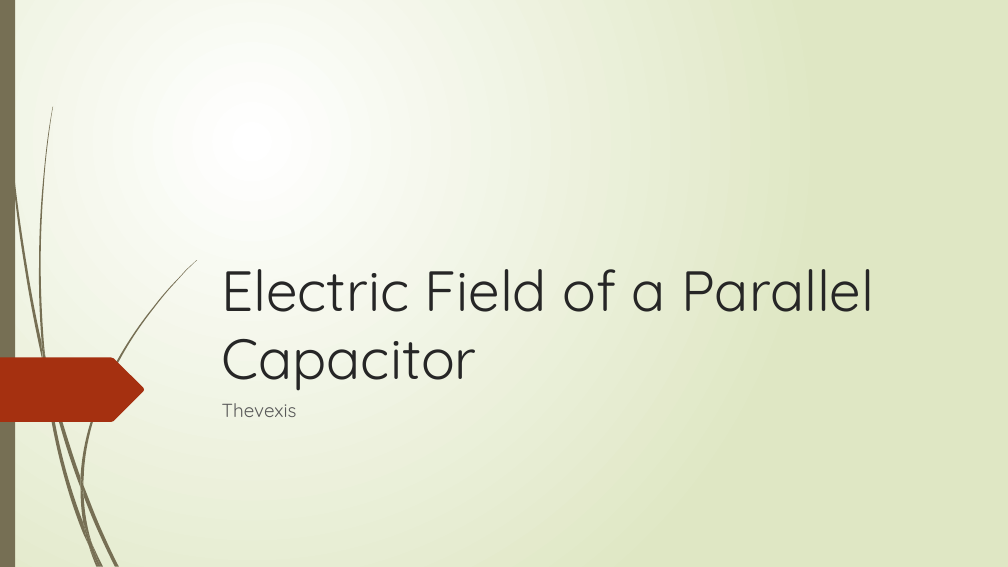
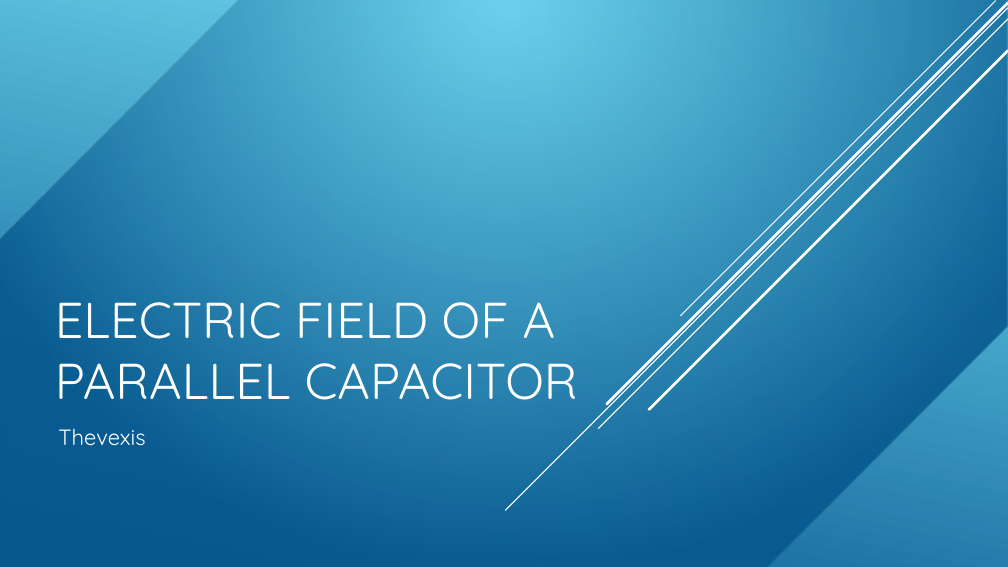
Before and after one commit to thevexis/PHYS-3210, a slide deck: slide 1 of Project/Electric Field of a Parallel Capacitor.pptx. Drawn at 1008x567 pixels with LibreOffice and Linux fonts; fonts in the diff are those of the drawing; background and template pictures are left out. Boxes give left, top, right and bottom in pixels: in the first picture for what was removed or moved away, otherwise in the second. Text is boxed around its words. In the diff, an @@ line names an element or a change of style, - is before the commit and + after.

```diff
--- a/Project/Electric Field of a Parallel Capacitor.pptx
+++ b/Project/Electric Field of a Parallel Capacitor.pptx
@@ rectangle removed at (0,0,1008,567) @@
@@ rectangle removed at (0,0,15,567) @@
@@ snip diag rect added at (0,0,1008,567), fill gradient #6ED2EB to #06588E @@
@@ line added from (1008, 19) to (598, 429), #FFFFFF 1 pt @@
@@ line added from (1008, 3) to (606, 404), #FFFFFF 2.5 pt @@
@@ line added from (995, 1) to (681, 316), #FFFFFF 1 pt @@
@@ group added at (505,1,1008,510): 5 lines @@
@@ title at (55,302,578,400): text changed; size 54 to 48 pt; text colour #262626 to #FFFFFF @@
-Electric Field of a Parallel Capacitor
+ELECTRIC FIELD OF A PARALLEL CAPACITOR
@@ freeform shape removed at (0,358,144,422) @@
@@ subtitle "Thevexis": place and size @@
-subtitle "Thevexis" at (222,403,297,417)
+subtitle "Thevexis" at (58,429,145,446)
@@ subtitle "Thevexis" at (58,429,145,446): size 18 to 21 pt, text colour #595959 to #FFFFFF @@
@@ group removed at (0,116,236,567): 10 freeform shapes @@
@@ group removed at (2,0,197,567): 12 freeform shapes @@
```
Also in this commit, not shown: 1 other slide changed, 3 slides added, 2 slides removed, 5 other files.
